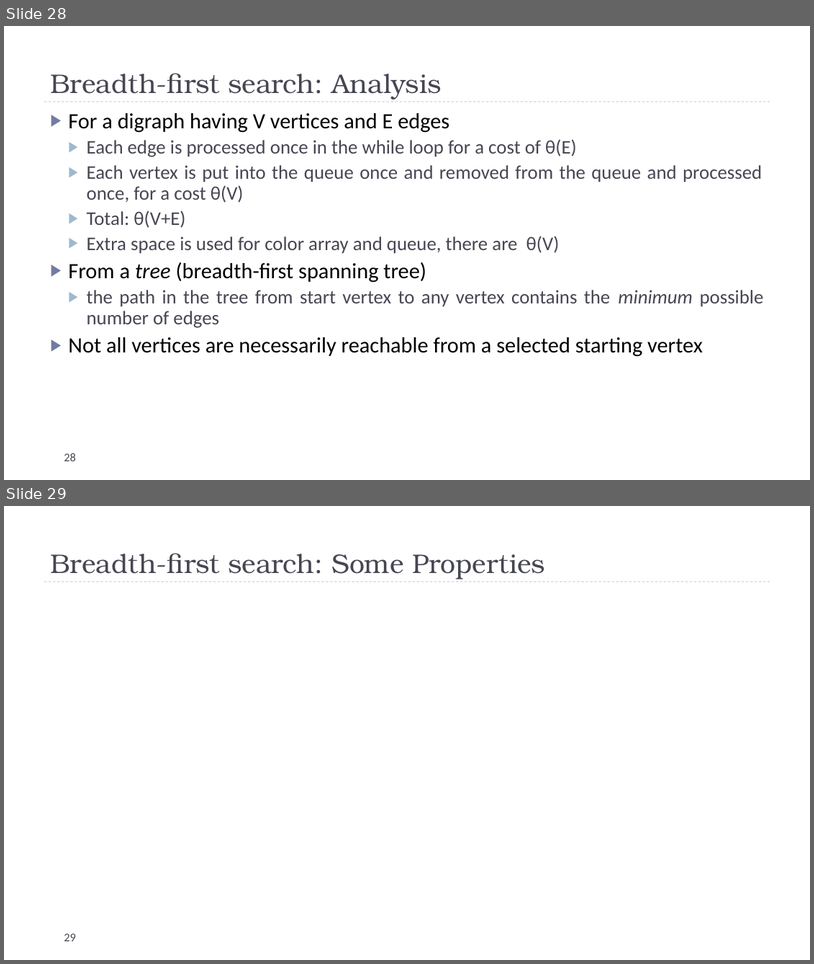
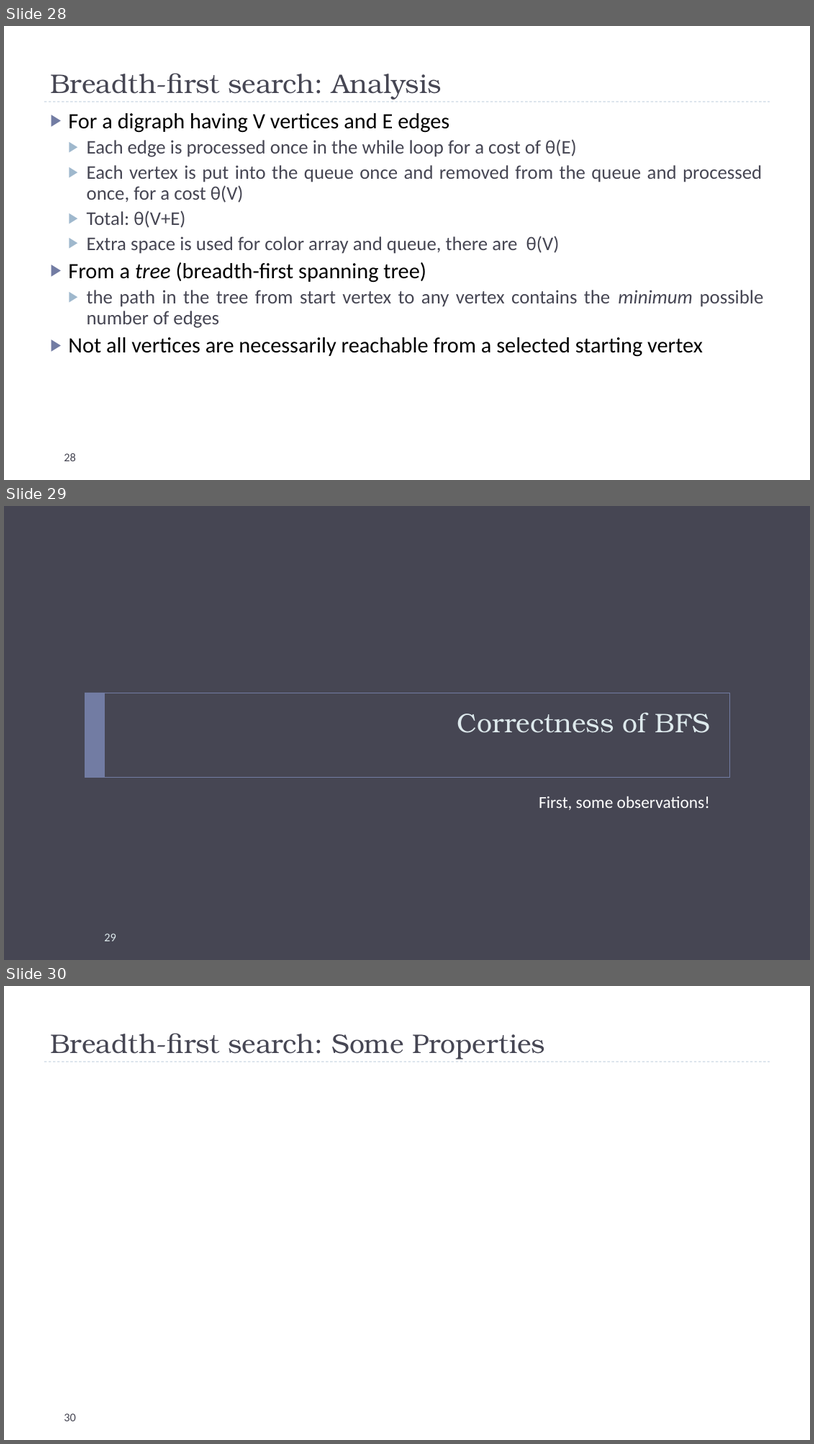
Before and after one commit to markfloryan/dsa2, a slide deck: slides/01-01-GraphsIntroBFS.pptx. Shown one above the other, each under a label of ours: slides 28 and 29 before the commit, slides 28, 29 and 30 after it. The pictures are 814x964 and 814x1444 pixels, drawn with LibreOffice and Linux fonts; fonts in the diff are those of the drawing; grey boxes stand for pictures. Boxes give left, top, right and bottom in pixels: in the first picture for what was removed or moved away, otherwise in the second. Text is boxed around its words. In the diff, an @@ line names an element or a change of style, - is before the commit and + after.

Commit message:
updates

```diff
--- a/slides/01-01-GraphsIntroBFS.pptx
+++ b/slides/01-01-GraphsIntroBFS.pptx
@@ slide 29 added at (4, 506, 810, 960), background #464653 @@
@@ rectangle added at (85, 692, 730, 777), outline #727CA3 0.5 pt @@
@@ rectangle added at (85, 692, 104, 777), fill #727CA3 @@
@@ title added at (458, 712, 710, 733), 32 pt, text #DDE9EC @@
+Correctness of BFS
@@ text added at (539, 796, 710, 810), 20 pt, text #FFFFFF @@
+First, some observations!
@@ page number added at (104, 933, 116, 941), 14 pt, text #DDE9EC @@
+29
@@ what was slide 29 is now slide 30 @@
@@ page number at (64, 1413, 76, 1421): text changed @@
-29
+30
```
